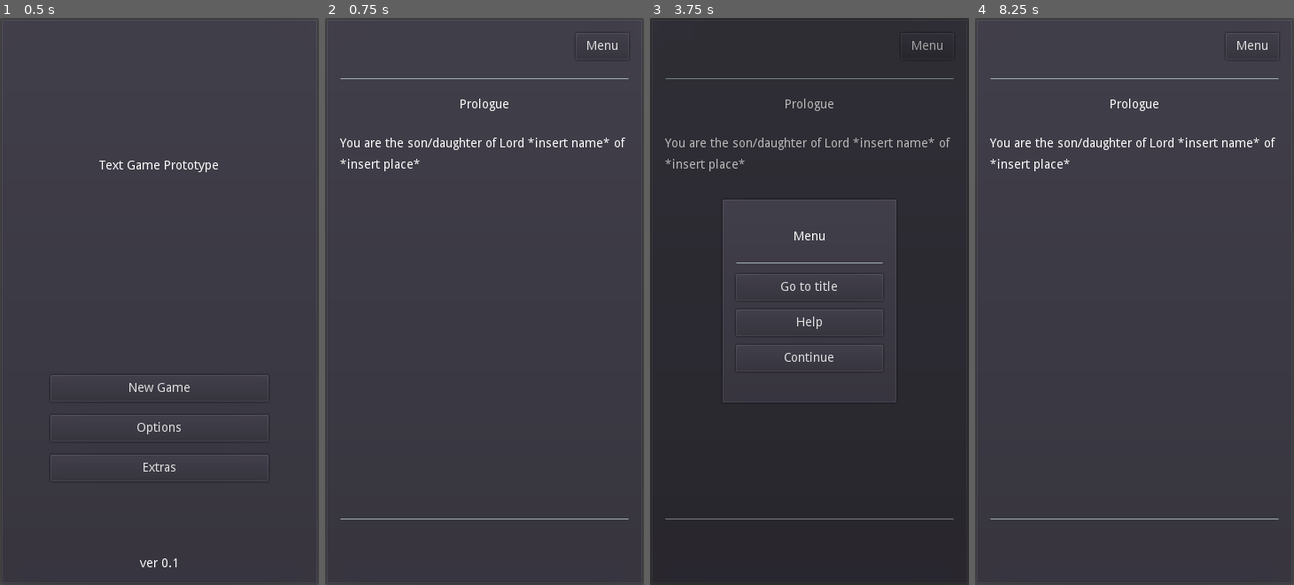
Above: before the commit, frames 1-4 (left to right).
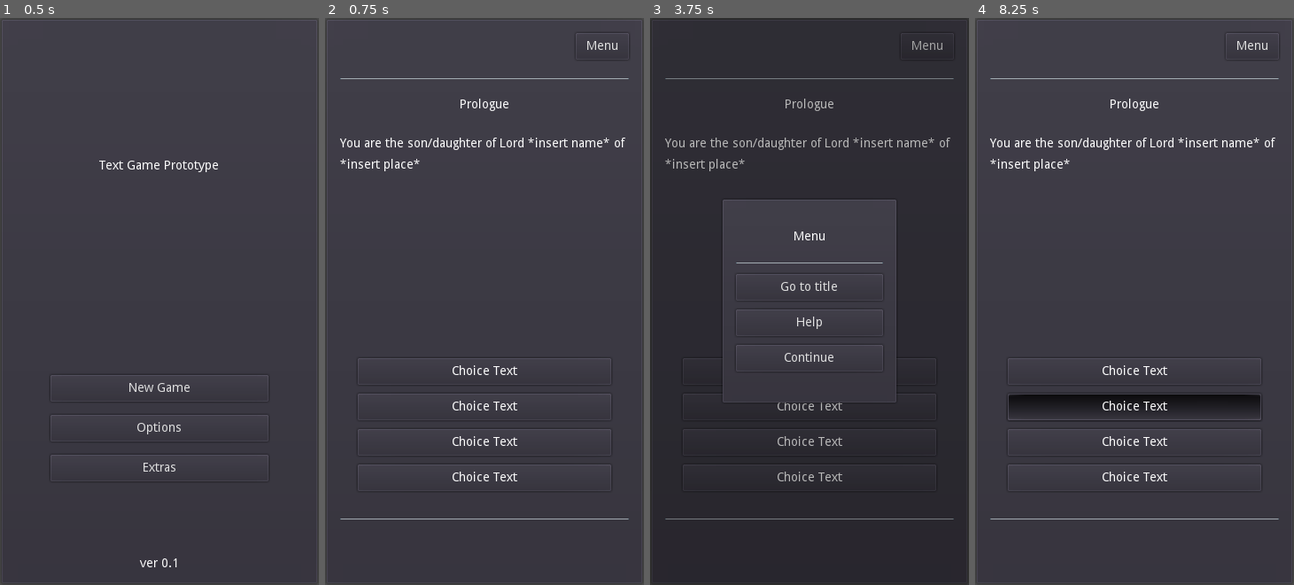
Above: after the commit, the same moments.

Repository: philipuriarte/A-Churchyard-of-Orphans
Game: Godot game, scene res://scenes/main.tscn
Two runs of this game, one before a commit and one after it. Both use one fixed random seed, a clock stepped at 60 frames per second and the inputs below.
Inputs (mouse positions are in pixels of both pictures, inside the frame that each line leads up to):
- Up to frame 1 (0.5 s): no input
- Up to frame 2 (0.75 s): click "New Game" at 0.5 s
- Up to frame 3 (3.75 s): click (809, 369) at 1.27 s; click (809, 369) at 2.02 s; click (809, 369) at 2.77 s; click "Menu" at 3.5 s
- Up to frame 4 (8.25 s): click "Go to title" at 4.25 s; click "New Game" at 5 s; tap Enter at 5.75, 7.25 s; move the mouse to (1204, 273) at 5.77 s; click (1204, 273) at 5.92 s; tap Space at 6.5, 8 s; move the mouse to (1070, 329) at 6.52 s; click (1070, 329) at 6.67 s; move the mouse to (1166, 176) at 7.27 s; click (1166, 176) at 7.42 s; move the mouse to (1118, 414) at 8.02 s; click (1118, 414) at 8.17 s

Frame 1 is identical in both runs. In frame 2, 1.1% of the frame differs, in the area x 10-90%, y 60-82%; in frame 3, 0.4%; in frame 4, 3.1%.

Commit message:
Instance choice_button.tscn and turn on unique name

Diff:
--- a/scenes/content.tscn
+++ b/scenes/content.tscn
@@ -1,5 +1,6 @@
-[gd_scene load_steps=2 format=2]
+[gd_scene load_steps=3 format=2]
 
+[ext_resource path="res://scenes/choice_button.tscn" type="PackedScene" id=1]
 [ext_resource path="res://logic/content.gd" type="Script" id=3]
 
 [node name="ContentContainer" type="VBoxContainer"]
@@ -22,7 +23,7 @@
 unique_name_in_owner = true
 margin_top = 44.0
 margin_right = 346.0
-margin_bottom = 342.0
+margin_bottom = 312.0
 size_flags_vertical = 3
 custom_constants/line_separation = 10
 bbcode_enabled = true
@@ -32,7 +33,7 @@
 scroll_active = false
 
 [node name="ChoicesMargin" type="MarginContainer" parent="."]
-margin_top = 346.0
+margin_top = 316.0
 margin_right = 346.0
 margin_bottom = 496.0
 rect_min_size = Vector2( 0, 150 )
@@ -46,6 +47,50 @@
 margin_left = 20.0
 margin_top = 20.0
 margin_right = 326.0
-margin_bottom = 140.0
+margin_bottom = 170.0
 custom_constants/separation = 10
 alignment = 1
+
+[node name="Choice1" parent="ChoicesMargin/ChoicesContainer" instance=ExtResource( 1 )]
+unique_name_in_owner = true
+anchor_left = 0.0
+anchor_top = 0.0
+anchor_right = 0.0
+anchor_bottom = 0.0
+margin_left = 0.0
+margin_top = 0.0
+margin_right = 306.0
+margin_bottom = 30.0
+
+[node name="Choice2" parent="ChoicesMargin/ChoicesContainer" instance=ExtResource( 1 )]
+unique_name_in_owner = true
+anchor_left = 0.0
+anchor_top = 0.0
+anchor_right = 0.0
+anchor_bottom = 0.0
+margin_left = 0.0
+margin_top = 40.0
+margin_right = 306.0
+margin_bottom = 70.0
+
+[node name="Choice3" parent="ChoicesMargin/ChoicesContainer" instance=ExtResource( 1 )]
+unique_name_in_owner = true
+anchor_left = 0.0
+anchor_top = 0.0
+anchor_right = 0.0
+anchor_bottom = 0.0
+margin_left = 0.0
+margin_top = 80.0
+margin_right = 306.0
+margin_bottom = 110.0
+
+[node name="Choice4" parent="ChoicesMargin/ChoicesContainer" instance=ExtResource( 1 )]
+unique_name_in_owner = true
+anchor_left = 0.0
+anchor_top = 0.0
+anchor_right = 0.0
+anchor_bottom = 0.0
+margin_left = 0.0
+margin_top = 120.0
+margin_right = 306.0
+margin_bottom = 150.0
